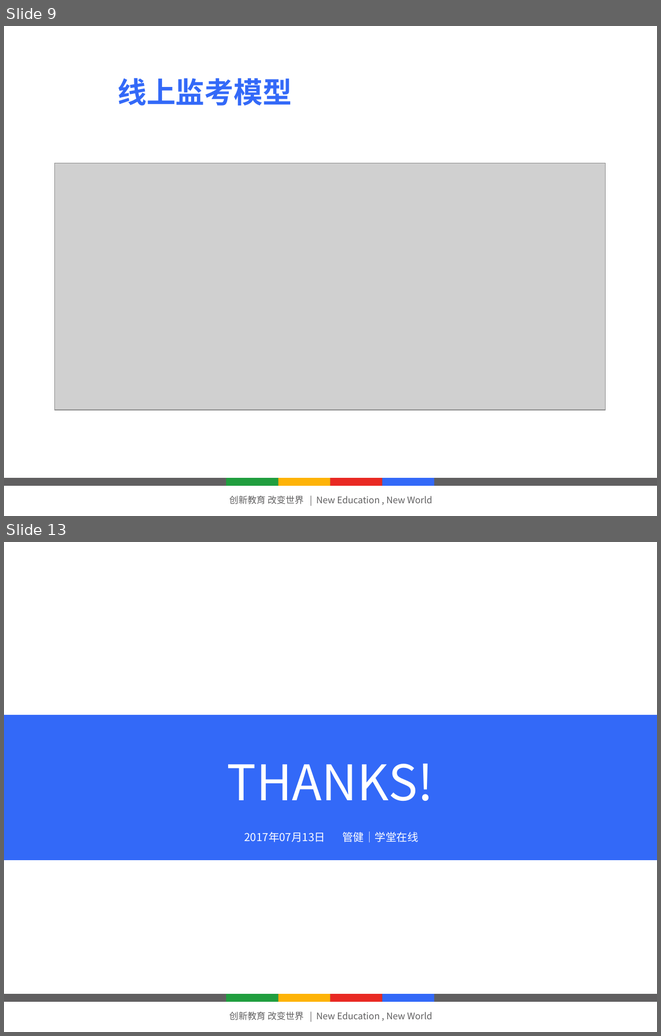
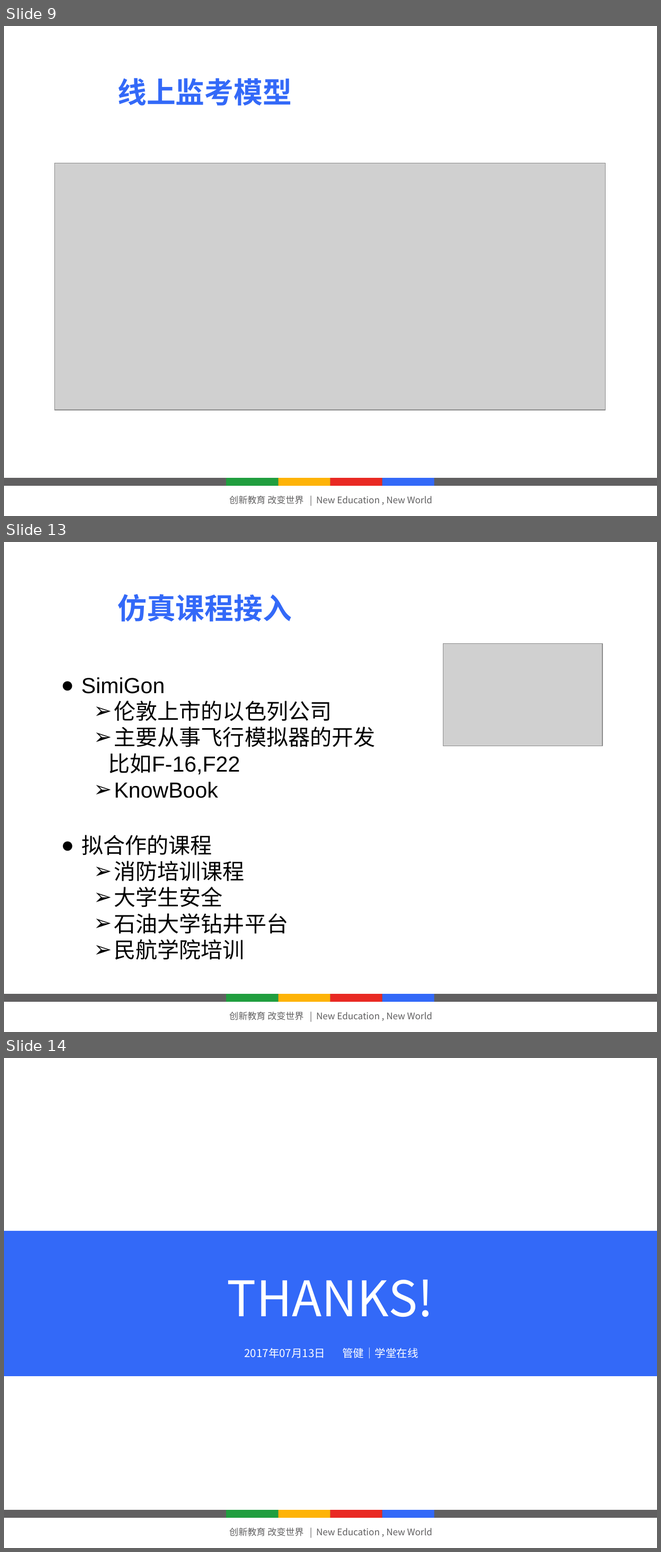
Before and after one commit to gavinzheng/whitepapercollection, a slide deck: work/Proctor/学堂云产品_线上监考-V1.pptx. Shown one above the other, each under a label of ours: slides 9 and 13 before the commit, slides 9, 13 and 14 after it; the slides between them are not shown. The pictures are 661x1036 and 661x1552 pixels, drawn with LibreOffice and Linux fonts; fonts in the diff are those of the drawing; grey boxes stand for pictures; background and template pictures are left out. Boxes give left, top, right and bottom in pixels: in the first picture for what was removed or moved away, otherwise in the second. Text is boxed around its words. In the diff, an @@ line names an element or a change of style, - is before the commit and + after.

```diff
--- a/work/Proctor/学堂云产品_线上监考-V1.pptx
+++ b/work/Proctor/学堂云产品_线上监考-V1.pptx
@@ slide 13 added at [4,542,657,1032], background #FFFFFF; not listed: 6 template elements that a slide beside it also shows @@
@@ page number added at [54,584,85,631], 36 pt, text #FFFFFF @@
+13
@@ text added at [117,594,292,622], 32 pt, text #3369F8, bold @@
+仿真课程接入
@@ picture added at [443,643,602,746] @@
@@ text added at [81,677,376,798], 24 pt, text #000000 @@
+● SimiGon
+  ➢ 伦敦上市的以色列公司
+  ➢ 主要从事飞行模拟器的开发
+  比如F-16,F22
+  ➢ KnowBook
@@ text added at [81,835,289,960], 24 pt, text #000000 @@
+● 拟合作的课程
+  ➢ 消防培训课程
+  ➢ 大学生安全
+  ➢ 石油大学钻井平台
+  ➢ 民航学院培训
@@ what was slide 13 is now slide 14 @@
```
Also in this commit, not shown: 2 slides changed, 6 other slides added, 4 other files.
